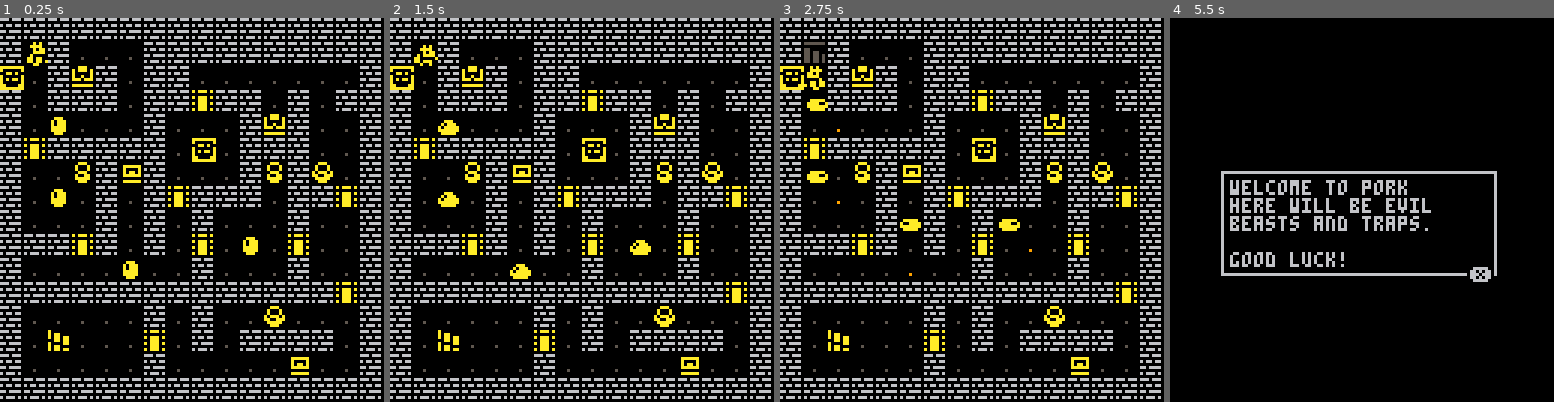
Above: before the commit, frames 1-4 (left to right).
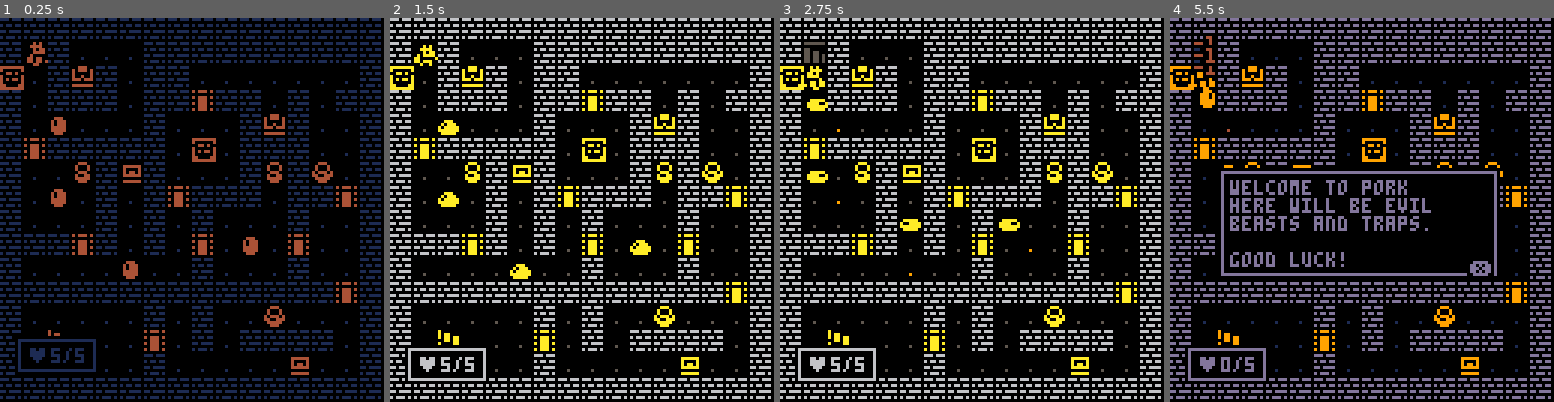
Above: after the commit, the same moments.

Repository: dryzob/pico8-games
Game: PICO-8 cartridge pork.p8
Same seed, same stepped clock (60 frames per second), same inputs: the game is played once before the commit and once after it.
Inputs:
- Up to frame 1 (0.25 s): no input
- Up to frame 2 (1.5 s): tap O (Z key) at 0.33, 0.7, 1.43 s; tap X (X key) at 1.07 s
- Up to frame 3 (2.75 s): hold Left 1.97-2.37 s; tap X (X key) at 2.07, 2.4, 2.73 s; tap O (Z key) at 2.22 s; hold Down from 2.42 s (still down)
- Up to frame 4 (5.5 s): release Down at 2.82 s; hold Right 2.87-3.53 s; tap X (X key) every 0.33 s from 3.07 to 5.4 s; tap O (Z key) at 3.1, 3.98, 4.87 s; hold Up 3.58-4.08 s; hold Right 4.13-4.53 s; hold Down 4.58-5.08 s; hold Left from 5.13 s (still down)

The runs differ from the first frame. In frame 1, 23% of the frame differs, in the area x 0-100%, y 0-100%; in frame 2, 0.6%; in frame 3, 0.6%; in frame 4, 24%.

Commit message:
pork - finished episode 14

Diff:
--- a/pork.p8
+++ b/pork.p8
@@ -4,11 +4,13 @@
 --[[rougelike game
 	tutorial found on youtube
 	by lazy devs
-	last ep: 13
+	last ep finished: 14
 ]]
 function _init()
 	t=0
 
+	dpal={0,1,1,2,1,13,6,4,4,9,3,13,1,13,14}
+
 	dirx={-1,1,0,0,1,1,-1,-1}
 	diry={0,0,-1,1,-1,1,1,-1}
 
@@ -16,8 +18,6 @@
 	mob_atk={1,1}
 	mob_hit={5,2}
 
-	_upd=upd_game
-	_drw=drw_game
 	debug={}
 	startgame()
 
@@ -32,6 +32,8 @@
 function _draw()
 	_drw()
 	drawind()
+	dohpwind()
+	checkfade()
 	cursor(4,4)
 	color(8)
 	for txt in all(debug) do
@@ -40,6 +42,7 @@
 end
 
 function startgame()
+	fadeperc=1
 	buttbuff=-1
 	mob={}
 	dmob={}
@@ -59,6 +62,8 @@
 	float={}
 	talkwind=nil
 
+	hpwind=addwind(5,5,28,13,{})
+
 	_upd=upd_game
 	_drw=drw_game
 end
@@ -110,6 +115,7 @@
 
 function upd_gameover()
 	if btnp(❎) then
+		fadeout()
 		startgame()
 	end
 end
@@ -177,7 +183,7 @@
 
 function drw_gameover()
 	cls()
-	print("u ded",50,50)
+	print("git gud",50,50)
 end
 -->8
 -- tools
@@ -207,6 +213,43 @@
 function dist(fx,fy,tx,ty)
 	local dx,dy=fx-tx,fy-ty
 	return sqrt(dx*dx+dy*dy)
+end
+
+function dofade()
+ local p,kmax,col,k=flr(mid(0,fadeperc,1)*100)
+ for j=1,15 do
+  col = j
+  kmax=flr((p+(j*1.46))/22)
+  for k=1,kmax do
+   col=dpal[col]
+  end
+  pal(j,col,1)
+ end
+end
+
+function checkfade()
+	if fadeperc>0 then
+		fadeperc=max(fadeperc-0.04,0)
+		dofade()
+	end
+end
+
+function wait(_wait)
+	repeat
+		_wait-=1
+		flip()
+	until _wait<0
+end
+
+function fadeout(spd,_wait)
+ if (spd==nil) spd=0.04
+ if (_wait==nil) _wait=0
+ repeat
+  fadeperc=min(fadeperc+spd,1)
+  dofade()
+  flip()
+ until fadeperc==1
+ wait(_wait)
 end
 -->8
 -- gameplay
@@ -316,6 +359,7 @@
 	if p_mob.hp <= 0 then
 		_upd=upd_gameover
 		_drw=drw_gameover
+		fadeout()
 		return false
 	end
 	return true
@@ -387,6 +431,15 @@
 			del(float,f)
 		end
 	end
+end
+
+function dohpwind()
+	hpwind.txt[1]="♥"..p_mob.hp.."/"..p_mob.hpmax
+	local hpy=5
+	if p_mob.y<8 then
+		hpy=110
+	end
+	hpwind.y+=(hpy-hpwind.y)/5
 end
 -->8
 -- mobs
